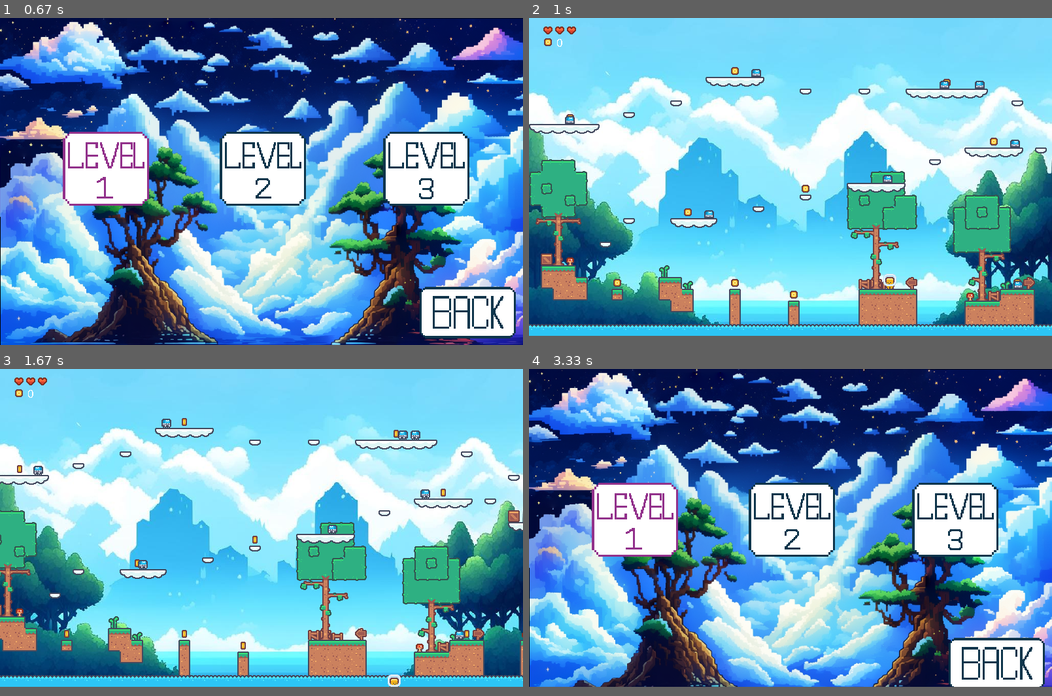
Above: before the commit, frames 1-4 (two rows, left to right).
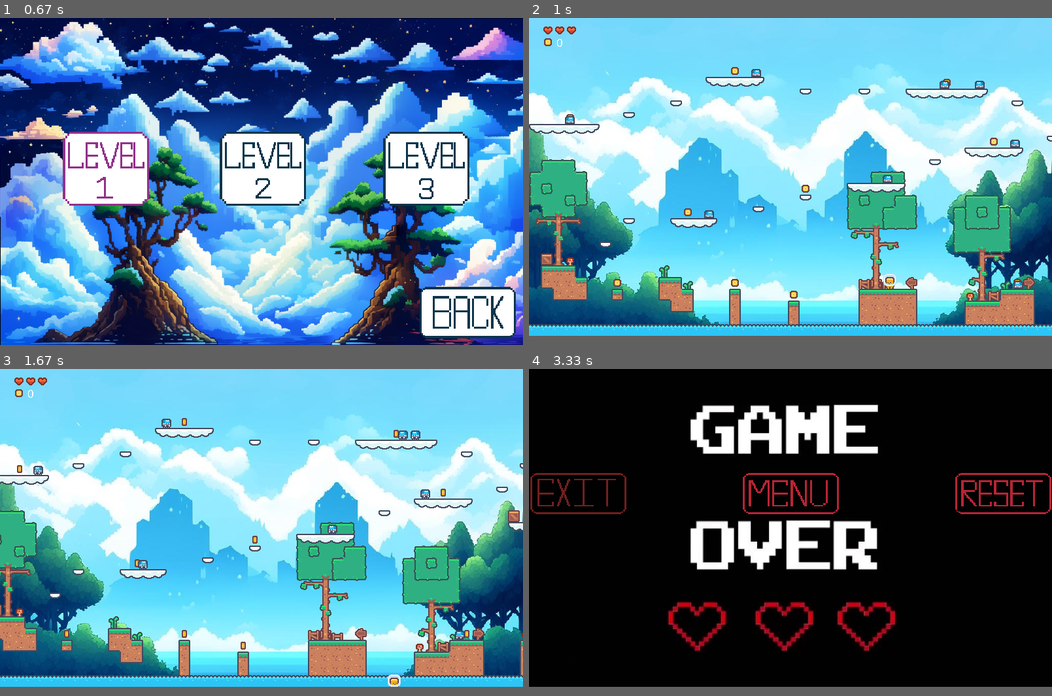
Above: after the commit, the same moments.

Repository: Ruvin123/PyGame_Project_2023
Game: pygame game, started from main.py
Two runs of this game, one before a commit and one after it. Both use one fixed random seed, a clock stepped at 60 frames per second and the inputs below.
Inputs (mouse positions are in pixels of both pictures, inside the frame that each line leads up to):
- Up to frame 1 (0.67 s): click (83, 155) at 0.38 s
- Up to frame 2 (1 s): click (633, 168) at 0.72 s
- Up to frame 3 (1.67 s): hold D 1-1.47 s; move the mouse to (428, 519) at 1.03 s
- Up to frame 4 (3.33 s): click (1004, 493) at 2.05 s; hold A 2.33-2.87 s; move the mouse to (628, 480) at 2.37 s; tap Space at 2.4, 2.7 s

Frame 1 is identical in both runs. In frame 2, less than 0.1% of the frame differs, in the area x 96-100%, y 36-42%; in frame 3, 0.1%; in frame 4, 96%, in the area x 0-100%, y 0-98%.

Commit message:
Fix Particle class and button reset

Diff:
--- a/level.py
+++ b/level.py
@@ -7,9 +7,10 @@
 
 
 class Level(object):
-    def __init__(self, level_data, surface, change_coin):
+    def __init__(self, level_data, surface, change_coin, index):
         self.display_surface = surface
         self.world_shift = 0
+        self.level_id = index
 
         player_layout = csv_layout(level_data['player'])
         self.player = pg.sprite.GroupSingle()
@@ -173,7 +174,7 @@
 
     def death(self):
         if self.player.sprite.rect.top > HEIGHT:
-            game_over_screen()
+            game_over_screen(self.level_id)
 
     def collide_coin(self):
         collided_coins = pg.sprite.spritecollide(self.player.sprite, self.score_sprites, 1)
@@ -201,8 +202,8 @@
 
         # Границы врагов
         self.constraints_sprites.update(self.world_shift)
-        #self.explosion.update(self.world_shift)
-        #self.explosion.draw(self.display_surface)
+        self.explosion.update(self.world_shift)
+        self.explosion.draw(self.display_surface)
 
         # Поворот врагов, когда они дошли границы
         self.enemy_reverse()
--- a/level_loader.py
+++ b/level_loader.py
@@ -7,12 +7,12 @@
 
 
 class Game(object):
-    def __init__(self, current_level, surface):
+    def __init__(self, current_level, surface, level_id):
         self.health = 3
         self.cur_health = 3
         self.coin = 0
 
-        self.level = Level(current_level, surface, self.change_coin)
+        self.level = Level(current_level, surface, self.change_coin, level_id)
 
         self.ui = UI(surface)
 
@@ -34,7 +34,7 @@
     FPS = 60
 
     # Загрузка уровня на экран
-    game = Game(level_map_1, screen)
+    game = Game(level_map_1, screen, 1)
 
     # Основной цикл игры
     while True:
--- a/levels/level_1/level_1_blocks.csv
+++ b/levels/level_1/level_1_blocks.csv
@@ -6,10 +6,10 @@
 -1,-1,-1,-1,-1,-1,-1,-1,-1,-1,-1,-1,-1,-1,-1,153,154,154,154,155,-1,-1,-1,-1,-1,-1,-1,-1,-1,-1,-1,-1,-1,-1,-1,-1,-1,-1,-1,-1,-1,-1,-1,-1,-1,-1,-1,-1,-1,-1,-1,-1,-1,-1,-1,-1,-1,-1,-1,-1,-1,-1,-1,-1,-1,-1,-1,-1,-1,-1,-1,-1,-1,-1,-1,-1,-1,-1,-1,-1
 -1,-1,-1,-1,-1,-1,-1,-1,-1,-1,-1,-1,-1,-1,-1,-1,-1,-1,-1,-1,-1,-1,-1,156,-1,-1,-1,-1,156,-1,-1,-1,153,154,154,154,154,154,155,-1,-1,-1,-1,-1,-1,-1,-1,-1,-1,-1,-1,-1,-1,-1,-1,-1,-1,-1,-1,-1,-1,-1,-1,-1,-1,-1,-1,-1,-1,-1,-1,-1,-1,-1,-1,-1,-1,-1,-1,-1
 -1,-1,-1,-1,-1,-1,-1,-1,-1,-1,-1,-1,156,-1,-1,-1,-1,-1,-1,-1,-1,-1,-1,-1,-1,-1,-1,-1,-1,-1,-1,-1,-1,-1,-1,-1,-1,-1,-1,-1,-1,156,-1,-1,-1,-1,-1,-1,-1,-1,-1,-1,-1,-1,-1,-1,-1,-1,-1,-1,-1,-1,-1,153,154,154,154,155,-1,-1,-1,-1,-1,-1,-1,-1,-1,-1,-1,-1
--1,-1,-1,-1,-1,-1,-1,-1,156,-1,-1,-1,-1,-1,-1,-1,-1,-1,-1,-1,-1,-1,-1,-1,-1,-1,-1,-1,-1,-1,-1,-1,-1,-1,-1,-1,-1,-1,-1,-1,-1,-1,-1,-1,-1,-1,-1,-1,-1,-1,-1,-1,-1,-1,-1,-1,-1,-1,-1,-1,-1,-1,-1,-1,-1,-1,-1,-1,-1,156,-1,-1,-1,-1,-1,-1,-1,-1,-1,-1
-153,154,154,154,154,155,-1,-1,-1,-1,-1,-1,-1,-1,-1,-1,-1,-1,-1,-1,-1,-1,-1,-1,-1,-1,-1,-1,-1,-1,-1,-1,-1,-1,-1,-1,-1,-1,-1,-1,-1,-1,-1,-1,-1,156,-1,-1,-1,-1,-1,-1,-1,-1,-1,-1,-1,-1,-1,-1,-1,-1,-1,-1,-1,-1,-1,-1,-1,-1,-1,-1,156,-1,-1,-1,-1,-1,-1,-1
--1,-1,-1,-1,-1,-1,-1,-1,-1,-1,-1,-1,-1,-1,-1,-1,-1,-1,-1,-1,-1,-1,-1,-1,-1,-1,-1,-1,-1,-1,-1,-1,-1,-1,-1,-1,-1,-1,-1,-1,-1,-1,-1,-1,-1,-1,-1,-1,-1,-1,-1,-1,-1,26,-1,-1,-1,-1,-1,-1,-1,-1,-1,-1,-1,-1,-1,-1,-1,-1,-1,-1,-1,-1,-1,-1,-1,-1,-1,-1
--1,-1,-1,-1,-1,-1,-1,-1,-1,-1,-1,-1,-1,-1,-1,-1,-1,-1,-1,-1,-1,-1,-1,-1,-1,-1,-1,-1,-1,-1,-1,-1,-1,-1,-1,-1,-1,153,154,154,154,155,-1,156,-1,-1,-1,-1,-1,-1,-1,153,154,154,155,-1,-1,-1,-1,-1,-1,-1,-1,-1,-1,-1,-1,-1,-1,-1,-1,-1,-1,-1,153,154,155,-1,-1,-1
+-1,-1,-1,-1,-1,-1,-1,-1,156,-1,-1,-1,-1,-1,-1,-1,-1,-1,-1,-1,-1,-1,-1,-1,-1,-1,-1,-1,-1,-1,-1,-1,-1,-1,-1,-1,-1,-1,-1,-1,-1,-1,-1,-1,-1,-1,156,-1,-1,-1,-1,-1,-1,-1,-1,-1,-1,-1,-1,-1,-1,-1,-1,-1,-1,-1,-1,-1,-1,-1,-1,-1,-1,-1,-1,-1,-1,-1,-1,-1
+153,154,154,154,154,155,-1,-1,-1,-1,-1,-1,-1,-1,-1,-1,-1,-1,-1,-1,-1,-1,-1,-1,-1,-1,-1,-1,-1,-1,-1,-1,-1,-1,-1,-1,-1,-1,-1,-1,-1,-1,-1,-1,-1,-1,-1,-1,-1,-1,-1,-1,-1,-1,-1,-1,-1,-1,-1,-1,-1,-1,-1,-1,-1,-1,-1,-1,-1,156,-1,-1,-1,-1,-1,-1,-1,-1,-1,-1
+-1,-1,-1,-1,-1,-1,-1,-1,-1,-1,-1,-1,-1,-1,-1,-1,-1,-1,-1,-1,-1,-1,-1,-1,-1,-1,-1,-1,-1,-1,-1,-1,-1,-1,-1,-1,-1,-1,-1,-1,-1,-1,-1,-1,156,-1,-1,-1,-1,-1,-1,-1,-1,26,-1,-1,-1,-1,-1,-1,-1,-1,-1,-1,-1,-1,-1,-1,-1,-1,-1,-1,-1,-1,-1,-1,-1,-1,-1,-1
+-1,-1,-1,-1,-1,-1,-1,-1,-1,-1,-1,-1,-1,-1,-1,-1,-1,-1,-1,-1,-1,-1,-1,-1,-1,-1,-1,-1,-1,-1,-1,-1,-1,-1,-1,-1,-1,153,154,154,154,155,-1,-1,-1,-1,-1,-1,-1,-1,-1,153,154,154,155,-1,-1,-1,-1,-1,-1,-1,-1,-1,-1,-1,-1,-1,-1,-1,-1,-1,-1,-1,153,154,155,-1,-1,-1
 -1,-1,-1,-1,-1,-1,-1,-1,-1,-1,-1,-1,-1,-1,-1,-1,-1,-1,-1,-1,-1,-1,-1,-1,-1,-1,-1,-1,-1,-1,-1,-1,-1,-1,156,-1,-1,-1,-1,-1,-1,-1,-1,-1,-1,26,-1,-1,-1,-1,-1,-1,-1,-1,-1,-1,-1,-1,-1,-1,-1,-1,-1,-1,-1,-1,-1,-1,-1,-1,-1,-1,-1,-1,-1,-1,-1,-1,-1,-1
 -1,-1,-1,-1,-1,-1,-1,-1,-1,-1,-1,-1,-1,-1,-1,-1,-1,-1,-1,-1,-1,-1,-1,-1,-1,-1,-1,-1,-1,-1,-1,-1,-1,-1,-1,-1,-1,-1,-1,-1,-1,-1,-1,-1,-1,153,154,155,-1,-1,-1,-1,-1,-1,-1,-1,-1,156,-1,-1,-1,-1,-1,-1,-1,153,154,154,154,154,154,155,-1,-1,-1,-1,-1,-1,-1,-1
 -1,-1,-1,-1,-1,-1,-1,-1,-1,-1,-1,-1,-1,-1,-1,-1,-1,-1,-1,-1,-1,-1,-1,-1,-1,-1,-1,153,154,154,154,155,-1,-1,-1,-1,-1,-1,-1,-1,-1,-1,-1,-1,-1,-1,-1,-1,-1,-1,-1,-1,-1,-1,-1,-1,-1,-1,-1,-1,-1,156,-1,-1,-1,-1,-1,-1,-1,-1,-1,-1,-1,-1,-1,-1,-1,-1,-1,-1
--- a/levels/level_1/level_1_player.csv
+++ b/levels/level_1/level_1_player.csv
@@ -19,10 +19,10 @@
 -1,-1,-1,-1,-1,-1,-1,-1,-1,-1,-1,-1,-1,-1,-1,-1,-1,-1,-1,-1,-1,-1,-1,-1,-1,-1,-1,-1,-1,-1,-1,-1,-1,-1,-1,-1,-1,-1,-1,-1,-1,-1,-1,-1,-1,-1,-1,-1,-1,-1,-1,-1,-1,-1,-1,-1,-1,-1,-1,-1,-1,-1,-1,-1,-1,-1,-1,-1,-1,-1,-1,-1,-1,-1,-1,-1,-1,-1,-1,-1
 -1,-1,-1,-1,-1,-1,-1,-1,-1,-1,-1,-1,-1,-1,-1,-1,-1,-1,-1,-1,-1,-1,-1,-1,-1,-1,-1,-1,-1,-1,-1,-1,-1,-1,-1,-1,-1,-1,-1,-1,-1,-1,-1,-1,-1,-1,-1,-1,-1,-1,-1,-1,-1,-1,-1,-1,-1,-1,-1,-1,-1,-1,-1,-1,-1,-1,-1,-1,-1,-1,-1,-1,-1,-1,-1,-1,-1,-1,-1,-1
 -1,-1,-1,-1,-1,-1,-1,-1,-1,-1,-1,-1,-1,-1,-1,-1,-1,-1,-1,-1,-1,-1,-1,-1,-1,-1,-1,-1,-1,-1,-1,-1,-1,-1,-1,-1,-1,-1,-1,-1,-1,-1,-1,-1,-1,-1,-1,-1,-1,-1,-1,-1,-1,-1,-1,-1,-1,-1,-1,-1,-1,-1,-1,-1,-1,-1,-1,-1,-1,-1,-1,-1,-1,-1,-1,-1,-1,-1,-1,-1
+-1,-1,-1,-1,-1,-1,-1,-1,-1,-1,-1,-1,-1,-1,-1,-1,-1,-1,-1,-1,-1,-1,-1,-1,-1,-1,-1,-1,-1,-1,-1,-1,-1,-1,-1,-1,-1,-1,-1,-1,-1,-1,-1,-1,-1,-1,-1,-1,-1,-1,-1,-1,-1,-1,-1,-1,-1,-1,-1,-1,-1,-1,-1,-1,-1,-1,-1,-1,-1,-1,-1,-1,-1,-1,-1,-1,-1,-1,-1,-1
 -1,-1,-1,-1,-1,-1,-1,-1,-1,-1,-1,-1,-1,-1,-1,-1,-1,-1,-1,-1,-1,-1,-1,-1,-1,-1,-1,-1,-1,-1,0,-1,-1,-1,-1,-1,-1,-1,-1,-1,-1,-1,-1,-1,-1,-1,-1,-1,-1,-1,-1,-1,-1,-1,-1,-1,-1,-1,-1,-1,-1,-1,-1,-1,-1,-1,-1,-1,-1,-1,-1,-1,-1,-1,-1,-1,-1,-1,-1,-1
 -1,-1,-1,-1,-1,-1,-1,-1,-1,-1,-1,-1,-1,-1,-1,-1,-1,-1,-1,-1,-1,-1,-1,-1,-1,-1,-1,-1,-1,-1,-1,-1,-1,-1,-1,-1,-1,-1,-1,-1,-1,-1,-1,-1,-1,-1,-1,-1,-1,-1,-1,-1,-1,-1,-1,-1,-1,-1,-1,-1,-1,-1,-1,-1,-1,-1,-1,-1,-1,-1,-1,-1,-1,-1,-1,-1,-1,-1,-1,-1
 -1,-1,-1,-1,-1,-1,-1,-1,-1,-1,-1,-1,-1,-1,-1,-1,-1,-1,-1,-1,-1,-1,-1,-1,-1,-1,-1,-1,-1,-1,-1,-1,-1,-1,-1,-1,-1,-1,-1,-1,-1,-1,-1,-1,-1,-1,-1,-1,-1,-1,-1,-1,-1,-1,-1,-1,-1,-1,-1,-1,-1,-1,-1,-1,-1,-1,-1,-1,-1,-1,-1,-1,-1,-1,-1,-1,-1,-1,-1,-1
 -1,-1,-1,-1,-1,-1,-1,-1,-1,-1,-1,-1,-1,-1,-1,-1,-1,-1,-1,-1,-1,-1,-1,-1,-1,-1,-1,-1,-1,-1,-1,-1,-1,-1,-1,-1,-1,-1,-1,-1,-1,-1,-1,-1,-1,-1,-1,-1,-1,-1,-1,-1,-1,-1,-1,-1,-1,-1,-1,-1,-1,-1,-1,-1,-1,-1,-1,-1,-1,-1,-1,-1,-1,-1,-1,-1,-1,-1,-1,-1
 -1,-1,-1,-1,-1,-1,-1,-1,-1,-1,-1,-1,-1,-1,-1,-1,-1,-1,-1,-1,-1,-1,-1,-1,-1,-1,-1,-1,-1,-1,-1,-1,-1,-1,-1,-1,-1,-1,-1,-1,-1,-1,-1,-1,-1,-1,-1,-1,-1,-1,-1,-1,-1,-1,-1,-1,-1,-1,-1,-1,-1,-1,-1,-1,-1,-1,-1,-1,-1,-1,-1,-1,-1,-1,-1,-1,-1,-1,-1,-1
 -1,-1,-1,-1,-1,-1,-1,-1,-1,-1,-1,-1,-1,-1,-1,-1,-1,-1,-1,-1,-1,-1,-1,-1,-1,-1,-1,-1,-1,-1,-1,-1,-1,-1,-1,-1,-1,-1,-1,-1,-1,-1,-1,-1,-1,-1,-1,-1,-1,-1,-1,-1,-1,-1,-1,-1,-1,-1,-1,-1,-1,-1,-1,-1,-1,-1,-1,-1,-1,-1,-1,-1,-1,-1,-1,-1,-1,-1,-1,-1
--1,-1,-1,-1,-1,-1,-1,-1,-1,-1,-1,-1,-1,-1,-1,-1,-1,-1,-1,-1,-1,-1,-1,-1,-1,-1,-1,-1,-1,-1,-1,-1,-1,-1,-1,-1,-1,-1,-1,-1,-1,-1,-1,-1,-1,-1,-1,-1,-1,-1,-1,-1,-1,-1,-1,-1,-1,-1,-1,-1,-1,-1,-1,-1,-1,-1,-1,-1,-1,-1,-1,-1,-1,-1,-1,-1,-1,-1,-1,-1
--- a/main.py
+++ b/main.py
@@ -99,7 +99,7 @@
 
 
 # Экран проигрыша
-def game_over_screen():
+def game_over_screen(level_id):
     running = True
 
     exit_button = ImageButton(0, 150, 150, 80, 'Exit_game_over.png', 'Exit_game_over_hover.png', 'sounds/button.mp3')
@@ -119,7 +119,17 @@
                 terminate()
 
             if event.type == pg.USEREVENT and event.button == restart_button:
-                select_level_screen()
+                if level_id == 1:
+                    level_loader.level_1()
+                    running = False
+
+                elif level_id == 2:
+                    level_loader.level_2()
+                    running = False
+
+                else:
+                    running = False
+                    level_loader.level_3()
 
             if event.type == pg.USEREVENT and event.button == main_menu_button:
                 home_screen()
@@ -158,13 +168,11 @@
     for nam, scor in records_:
         records[nam] = scor
 
-
     back_button = ImageButton(640, 400, 150, 100, 'Backrec.png', 'Backrec_hover.png', 'sounds/button.mp3')
 
     a = 50
 
     follow = None
-
 
     while running:
         # Фон главного меню
@@ -265,6 +273,7 @@
 
 # Экран новой игры
 def select_level_screen():
+
     running = True
 
     back_button = ImageButton(640, 400, 150, 100, 'Back.png', 'Back_hover.png', 'sounds/button.mp3')
@@ -298,9 +307,11 @@
             if event.type == pg.USEREVENT and event.button == level_2_button:
                 pg.mixer.music.stop()
 
+
             # Третий уровень
             if event.type == pg.USEREVENT and event.button == level_3_button:
                 pg.mixer.music.stop()
+
 
             back_button.handle_event(event)
             level_1_button.handle_event(event)
@@ -324,7 +335,8 @@
 def register():
     running = True
 
-    register_button = ImageButton(WIDTHS_MENU // 2 - 50, HEIGHT_MENU // 2 + 50, 100, 32, 'registr.png', 'registr_hover.png',
+    register_button = ImageButton(WIDTHS_MENU // 2 - 50, HEIGHT_MENU // 2 + 50, 100, 32, 'registr.png',
+                                  'registr_hover.png',
                                   'sounds/button.mp3')
     back_button = ImageButton(640, 400, 150, 100, 'Back.png', 'Back_hover.png', 'sounds/button.mp3')
 
--- a/player.py
+++ b/player.py
@@ -22,7 +22,7 @@
 
         self.status = 'idle'
         self.left = True
-        self.on_ground = False
+        self.on_ground = True
         self.on_ceil = False
 
     def player_assets(self):
@@ -76,7 +76,7 @@
     def get_status(self):
         if self.direction.y < 0:
             self.status = 'jump'
-        elif self.direction.y > 0:
+        elif self.direction.y > 1:
             self.status = 'fall'
         else:
             if self.direction.x != 0:
--- a/settings.py
+++ b/settings.py
@@ -14,6 +14,9 @@
     'scores': 'levels/level_1/level_1_scores.csv',
     'trees': 'levels/level_1/level_1_trees.csv',
     'trees_top': 'levels/level_1/level_1_trees_top.csv'
+}
+level_map_2 = {
+
 }
 number_tile_y, number_tile_x = 27, 79
 tile_size = 18
Binary file changed: sprites/enemies/smoke_sprites/smoke_sprite.png
